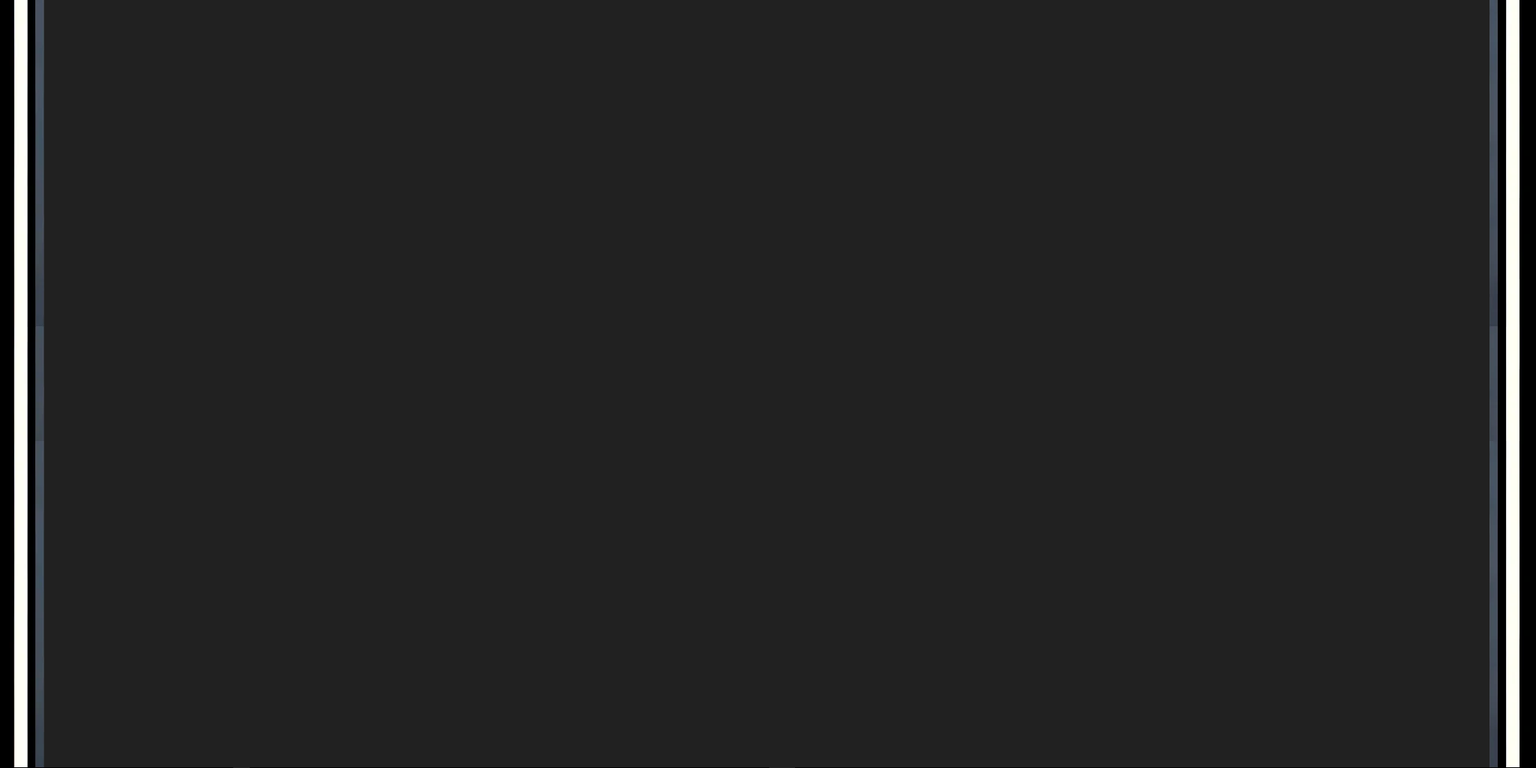
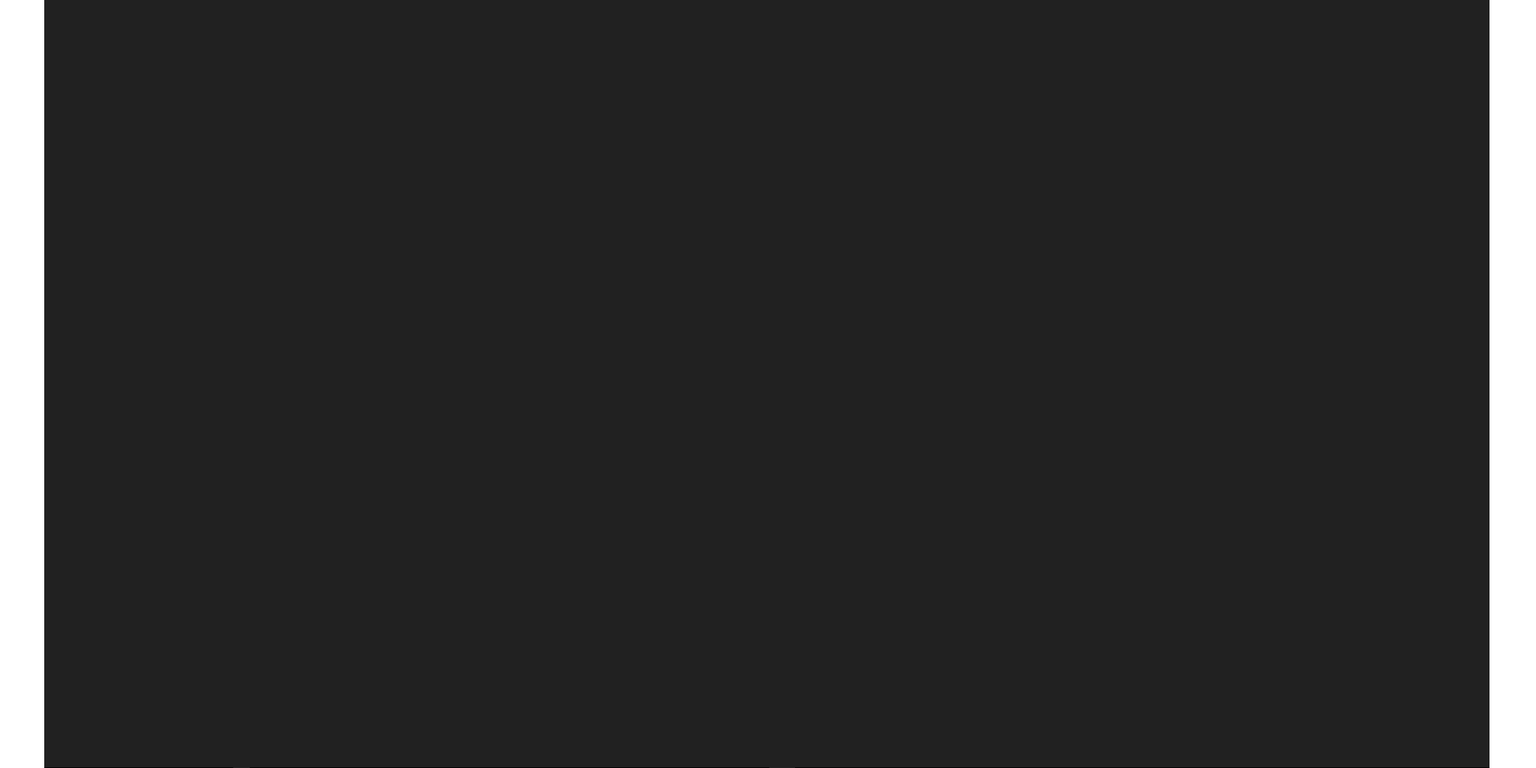
Before/after of a 1536x768 layered artwork. What changed in the layer stack:
painted on "street.webp" over <box>0,0,1536,768</box>
